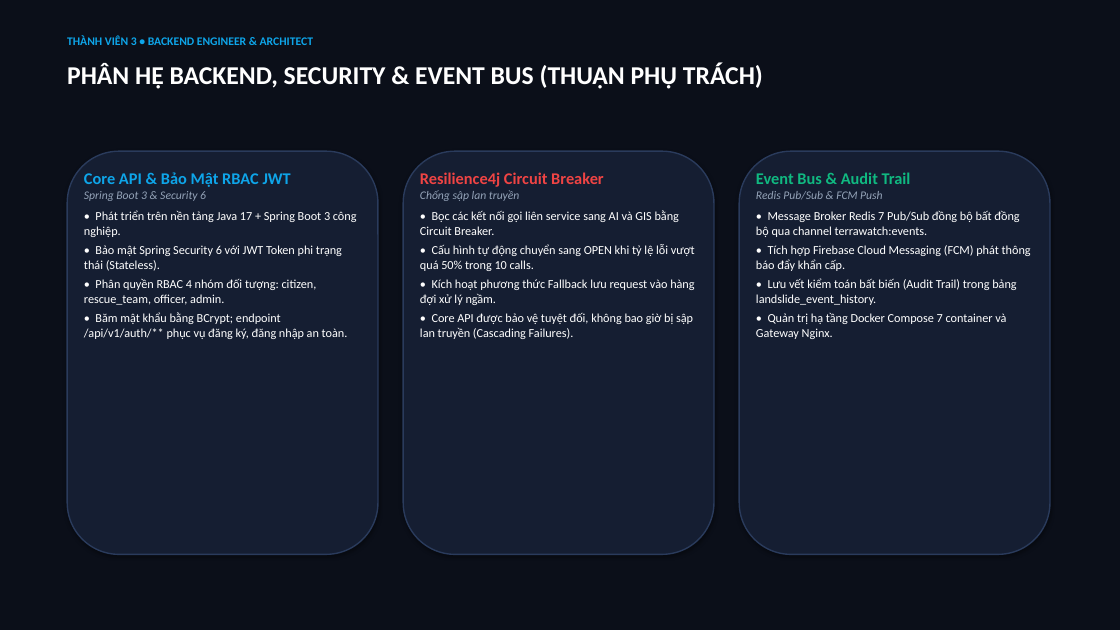
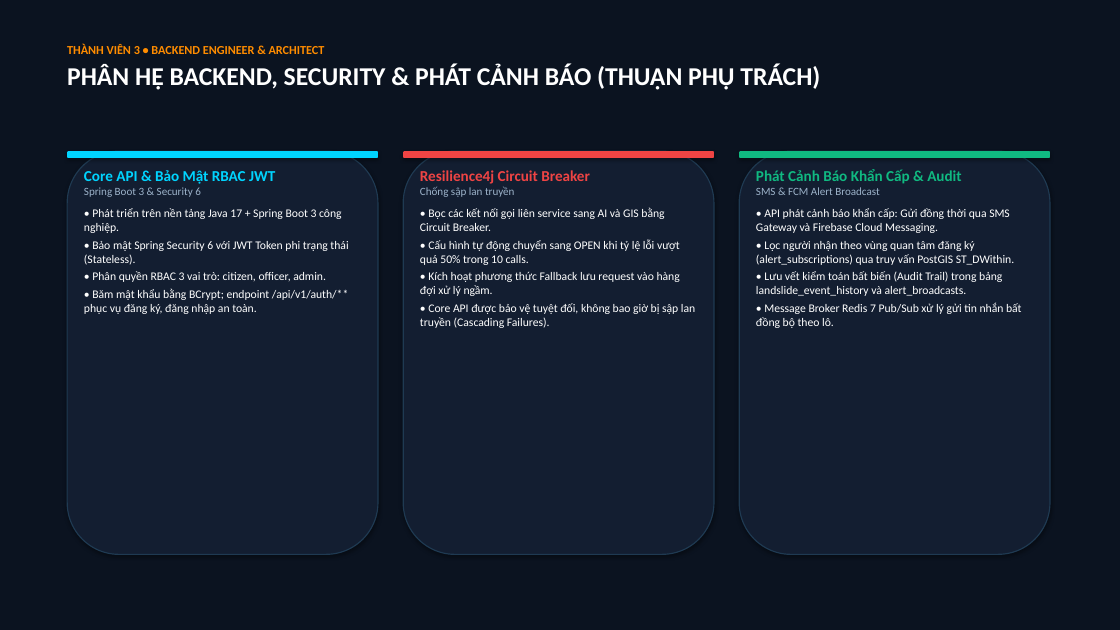
Before and after one commit to Duan0603/TerraWatch, a slide deck: slide 7 of docs/GeoSentry_Capstone_Presentation.pptx. Drawn at 1120x630 pixels with LibreOffice and Linux fonts; fonts in the diff are those of the drawing. Boxes give left, top, right and bottom in pixels: in the first picture for what was removed or moved away, otherwise in the second. Text is boxed around its words. In the diff, an @@ line names an element or a change of style, - is before the commit and + after.

Commit message:
docs: standardize scope to landslide early warning and add admin emergency alert broadcast

```diff
--- a/docs/GeoSentry_Capstone_Presentation.pptx
+++ b/docs/GeoSentry_Capstone_Presentation.pptx
@@ rectangle at [0,0,1120,630]: fill #0B0F19 to #0B1320 @@
@@ text at [67,44,325,54]: size 10 to 10.5 pt, text colour #0EA5E9 to #FF8C00 in "THÀNH VIÊN 3 • BACKEND ENGINEER & ..." @@
@@ text "THÀNH VIÊN 3 • BACKEND ...": place and size @@
-text "THÀNH VIÊN 3 • BACKEND ..." at [67,35,313,45]
+text "THÀNH VIÊN 3 • BACKEND ..." at [67,44,820,90]
@@ text at [67,64,820,90]: paragraph added @@
+PHÂN HỆ BACKEND, SECURITY & PHÁT CẢNH BÁO (THUẬN PHỤ TRÁCH)
@@ text removed at [67,63,763,89] @@
-PHÂN HỆ BACKEND, SECURITY & EVENT BUS (THUẬN PHỤ TRÁCH)
@@ rounded rectangle added at [67,151,378,158], fill #00D4FF @@
@@ text at [84,170,348,314]: size 14 to 13 pt, text colour #0EA5E9 to #00D4FF in "Core API & Bảo Mật RBAC JWT"; size 10 to 9.5 pt, text colour #94A3B8 to #9CB2C9, italic off in "Spring Boot 3 & Security 6"; size 10.5 to 10 pt in "• Phát triển trên nền tảng Java ...", "• Bảo mật Spring Security 6 với ...", "• Băm mật khẩu bằng BCrypt; endpoint ..."; less space between paragraphs @@
@@ rounded rectangle added at [403,151,714,158], fill #EF4444 @@
@@ text "Resilience4j Circuit Breaker" at [420,170,695,328]: size 14 to 13 pt in "Resilience4j Circuit Breaker"; size 10 to 9.5 pt, text colour #94A3B8 to #9CB2C9, italic off in "Chống sập lan truyền"; size 10.5 to 10 pt in "• Bọc các kết nối gọi liên ...", "• Cấu hình tự động chuyển sang ...", "• Kích hoạt phương thức Fallback lưu ...", "• Core API được bảo vệ tuyệt ..."; less space between paragraphs @@
@@ fill #151E32 to #131E31; outline #2A3B5C 1.2 pt to #1F3A52 1 pt in 3 elements at [403,151,714,555], [67,151,378,555], [739,151,1050,555] @@
@@ rounded rectangle added at [739,151,1050,158], fill #10B981 @@
@@ text at [756,169,1021,328]: text changed; size 10.5 to 10 pt @@
-Event Bus & Audit Trail
-Redis Pub/Sub & FCM Push
-• Message Broker Redis 7 Pub/Sub đồng bộ bất đồng bộ qua channel terrawatch:events.
-• Tích hợp Firebase Cloud Messaging (FCM) phát thông báo đẩy khẩn cấp.
-• Lưu vết kiểm toán bất biến (Audit Trail) trong bảng landslide_event_history.
-• Quản trị hạ tầng Docker Compose 7 container và Gateway Nginx.
+Phát Cảnh Báo Khẩn Cấp & Audit
+SMS & FCM Alert Broadcast
+• API phát cảnh báo khẩn cấp: Gửi đồng thời qua SMS Gateway và Firebase Cloud Messaging.
+• Lọc người nhận theo vùng quan tâm đăng ký (alert_subscriptions) qua truy vấn PostGIS ST_DWithin.
+• Lưu vết kiểm toán bất biến (Audit Trail) trong bảng landslide_event_history và alert_broadcasts.
+• Message Broker Redis 7 Pub/Sub xử lý gửi tin nhắn bất đồng bộ theo lô.
@@ text at [92,271,326,282]: text changed; size 10.5 to 10 pt @@
-• Phân quyền RBAC 4 nhóm đối tượng: citizen, rescue_team, officer, admin.
+• Phân quyền RBAC 3 vai trò: citizen, officer, admin.
```
Also in this commit, not shown: 9 other slides changed, 16 other files.
